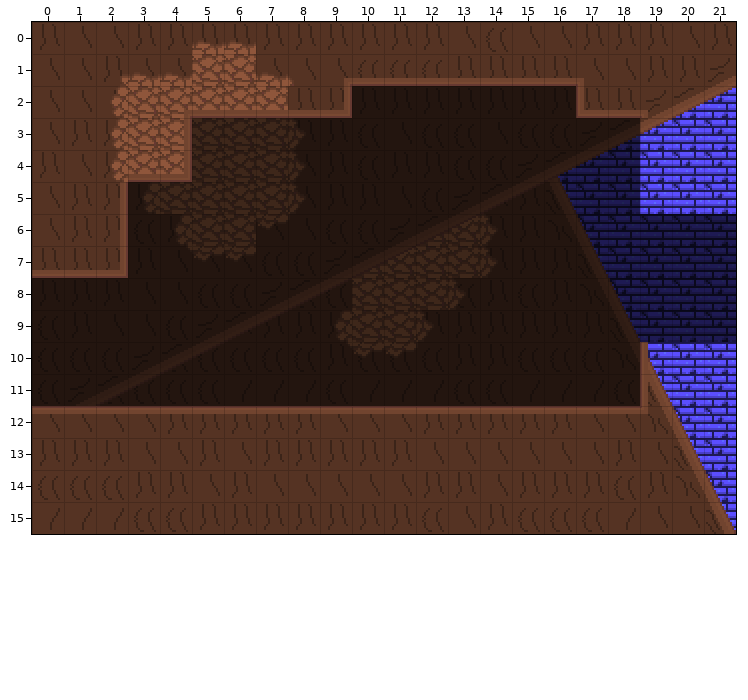
An edit to a level. Tiled map, Metroidvania/Assets/Assets/maps/GroundArea/map33_link_top.tmx. The first picture shows the starting point.
Cells are 48x48 px. Shown: x 0..21, y 0..15.
After:
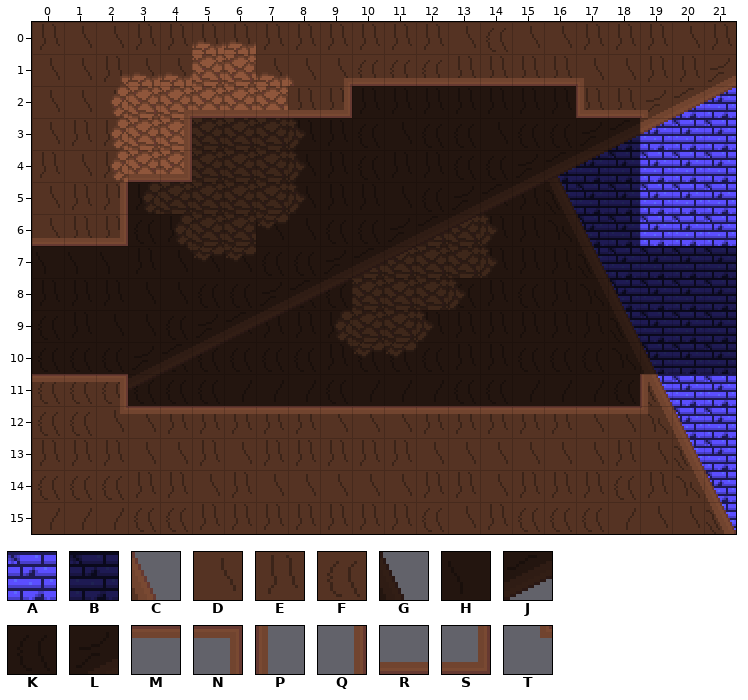
Key: from "tileset01": A 0, B 16; from "tileset03": C 3, D 46, E 63, F 80, G 139, H 164, J 190, K 216, L 226, M 236, N 237, P 252, Q 254, R 270, S 271, T 285.
_ is an empty cell, . an unchanged one.
Changes in this commit:
--- layer "back_tiles"
@@ x 19..21 @@
- 6 BBB
+ 6 AAA
@@ x 19..21 @@
-10 AAA
+10 BBB
--- layer "back_second"
@@ x 0..2 @@
- 7 EEE
+ 7 HHH
@@ x 0..19 @@
-10 ...................C
-11 KLK.................
-12 DD..................
+10 ...................G
+11 FFF.................
+12 FF..................
--- layer "front_second"
@@ x 0..2 @@
- 6 __Q
- 7 RRS
+ 6 RRS
+ 7 ___
@@ x 0..19 @@
-10 ...................P
-11 __J.................
-12 MMM.................
+10 ..................._
+11 MMN.................
+12 __T.................
Where, in picture pixels (left, top, right, bottom), the same in both pictures:
changed: (32, 238, 128, 278)
changed: (640, 214, 736, 246)
changed: (640, 342, 736, 374)
changed: (32, 374, 128, 436)
